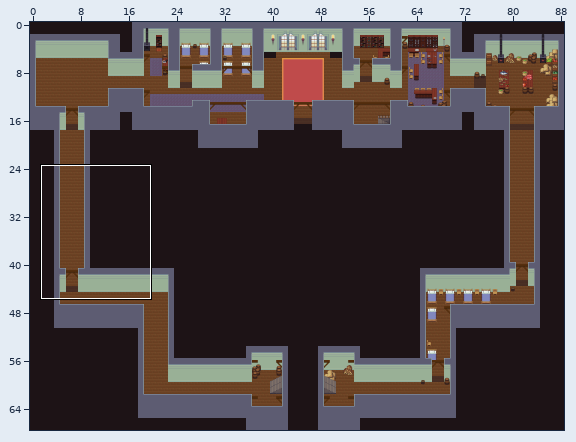
A Tiled map gets an edit: maps/casern_north.tmx. Above: a wide view before the commit, with the close-up outlined.
Close-up. First the earlier version:
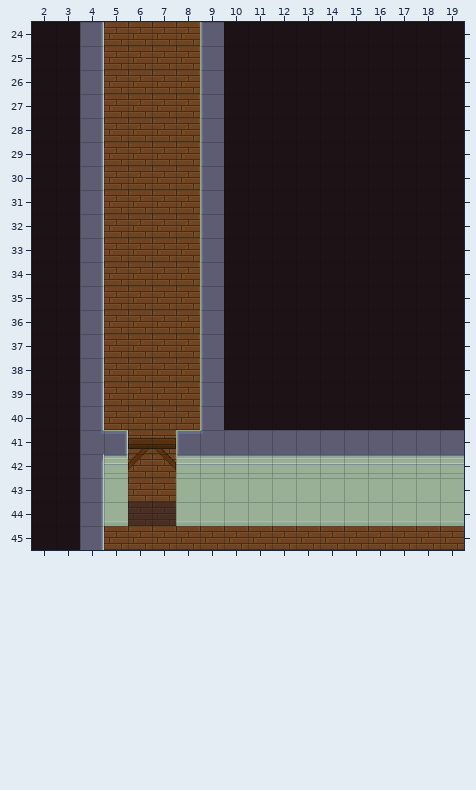
Cells are 32x32 px. Shown: x 2..19, y 24..45. The commit also changed other parts of the map, which this record leaves out.
After:
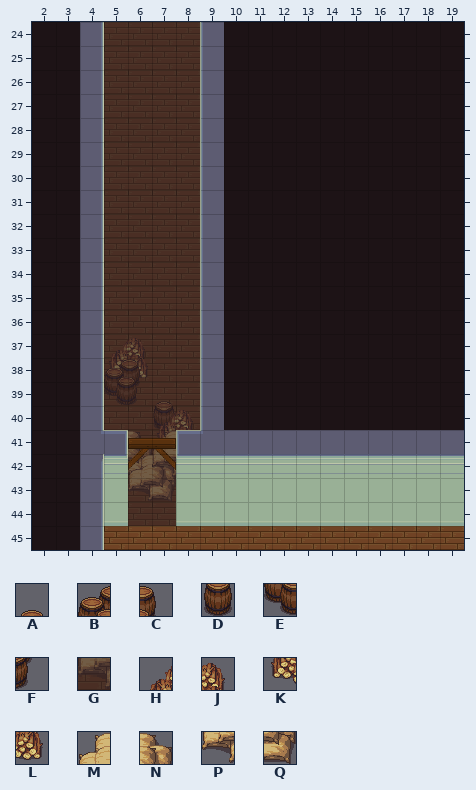
Key: from "barrel": A 1, B 2, C 3, D 5, E 6, F 7; from "castlewalls": G 169; from "farming_fishing": H 3, J 4, K 23, L 24, M 43, N 44, P 63, Q 64.
_ is an empty cell.
Tiles of an added or newly shown layer are drawn over the layers below it.
See-through tiles are keyed as they look on the map.
Difference:
Layer "Decor":
There is now tile A in row 39 at x 7.
There is now tile D in row 40 at x 7.
There is now tile H in row 37 at x 5.
There is now tile J in row 37 at x 6; in row 40 at x 8.
There is now tile K in row 38 at x 5; in row 41 at x 7.
There is now tile L in row 38 at x 6.
There is now tile N in row 41 at x 6.
There is now tile Q in row 42 at x 6.
Layer "Decor2":
There is now tile B in row 38 at x 5.
There is now tile C in row 38 at x 6.
There is now tile E in row 39 at x 5.
There is now tile F in row 39 at x 6.
There is now tile H in row 40 at x 7.
There is now tile M in row 42 at x 6.
There is now tile N in row 42 at x 7.
There is now tile P in row 43 at x 6.
There is now tile Q in row 43 at x 7.
Layer "Decor3":
There is now tile G in row 43 at x 6 to 7.
There is now tile M in row 41 at x 7.
There is now tile P in row 42 at x 7.
Layer "Fringe":
There is now tile G in rows 41 to 42 at x 6 to 7.
Layer "Over2" (added):
There is now tile G in rows 24 to 40 at x 5 to 8.
Pixel boxes of the changes (left, top, right, bottom) in both close-ups:
added: (104, 22, 200, 502)
